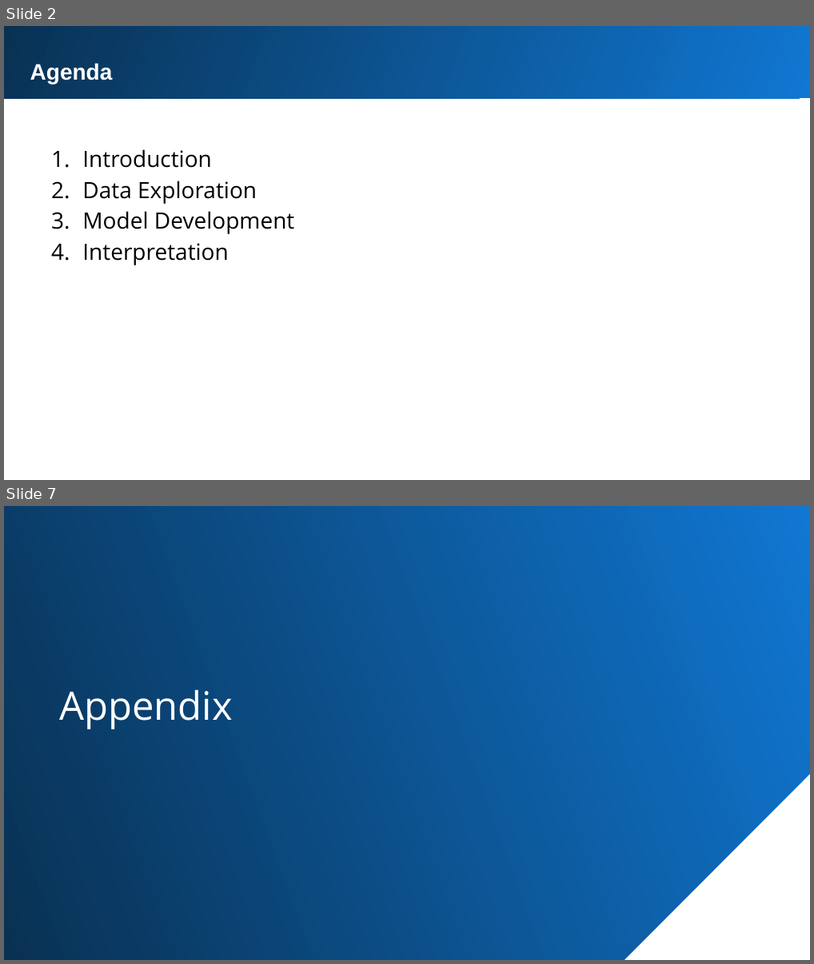
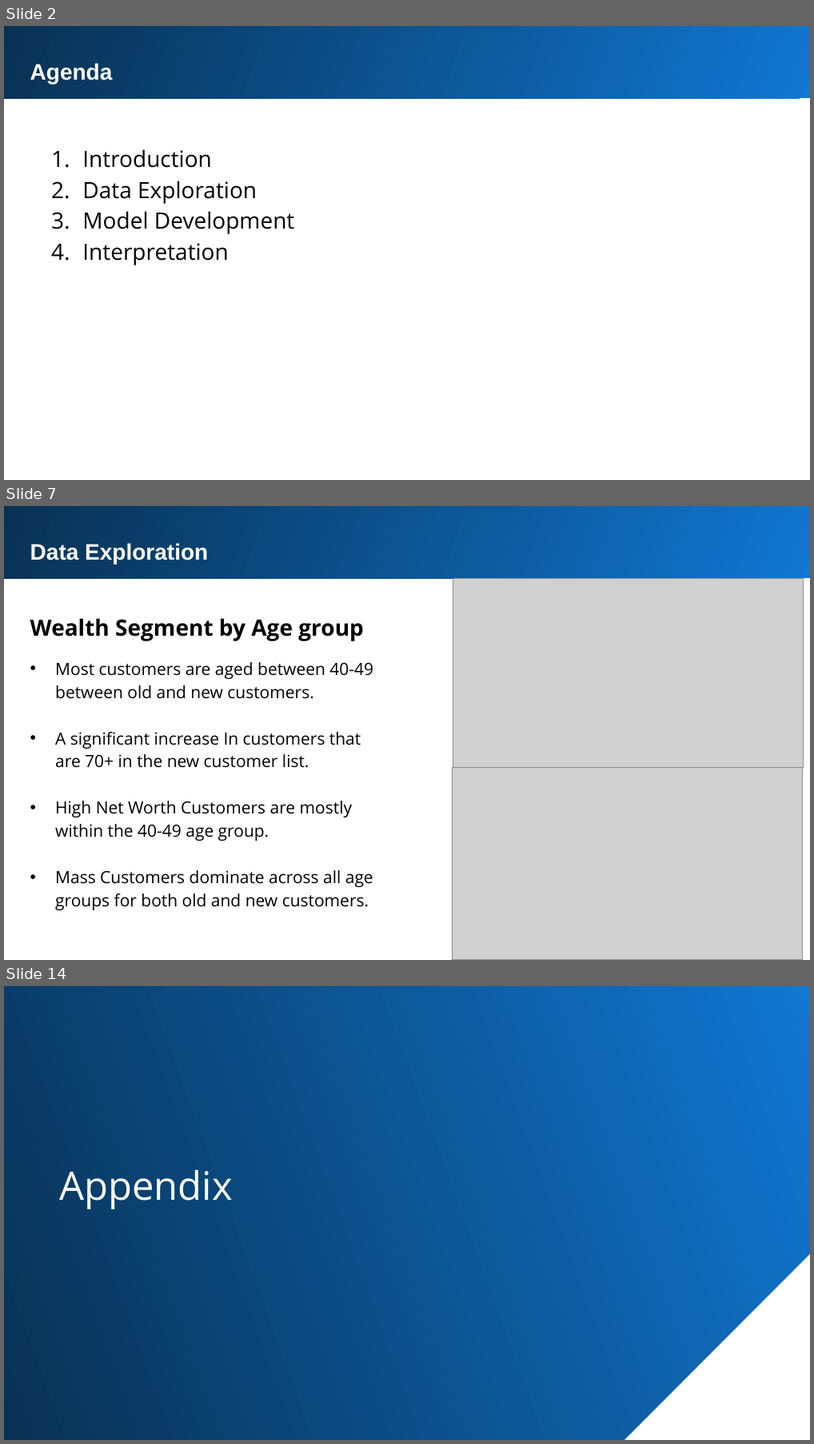
Before and after one commit to Mevhare/Forage-KPMG-AU-Virtual-Internship, a slide deck: Solution/Task 2/Sprocket_Presenation.pptx. Shown one above the other, each under a label of ours: slides 2 and 7 before the commit, slides 2, 7 and 14 after it; the slides between them are not shown. The pictures are 814x964 and 814x1444 pixels, drawn with LibreOffice and Linux fonts; fonts in the diff are those of the drawing; grey boxes stand for pictures. Boxes give left, top, right and bottom in pixels: in the first picture for what was removed or moved away, otherwise in the second. Text is boxed around its words. In the diff, an @@ line names an element or a change of style, - is before the commit and + after.

```diff
--- a/Solution/Task 2/Sprocket_Presenation.pptx
+++ b/Solution/Task 2/Sprocket_Presenation.pptx
@@ slide 7 added at bbox=[4, 506, 810, 960], background #FFFFFF @@
@@ rectangle added at bbox=[4, 506, 810, 579], fill gradient #1077D2 to #093153 @@
@@ text added at bbox=[30, 543, 208, 564], 20 pt, text #FFFFFF, bold @@
+Data Exploration
@@ picture added at bbox=[453, 579, 803, 768] @@
@@ text added at bbox=[30, 618, 364, 641], 20 pt, text #000000, bold @@
+Wealth Segment by Age group
@@ text added at bbox=[55, 662, 374, 910], 15 pt, text #000000 @@
+• Most customers are aged between 40-49 between old and new customers.
+• A significant increase In customers that are 70+ in the new customer list.
+• High Net Worth Customers are mostly within the 40-49 age group.
+• Mass Customers dominate across all age groups for both old and new customers.
@@ picture added at bbox=[452, 768, 802, 959] @@
@@ what was slide 7 is now slide 14 @@
```
Also in this commit, not shown: 11 other slides added, 5 slides removed, 6 other files.
